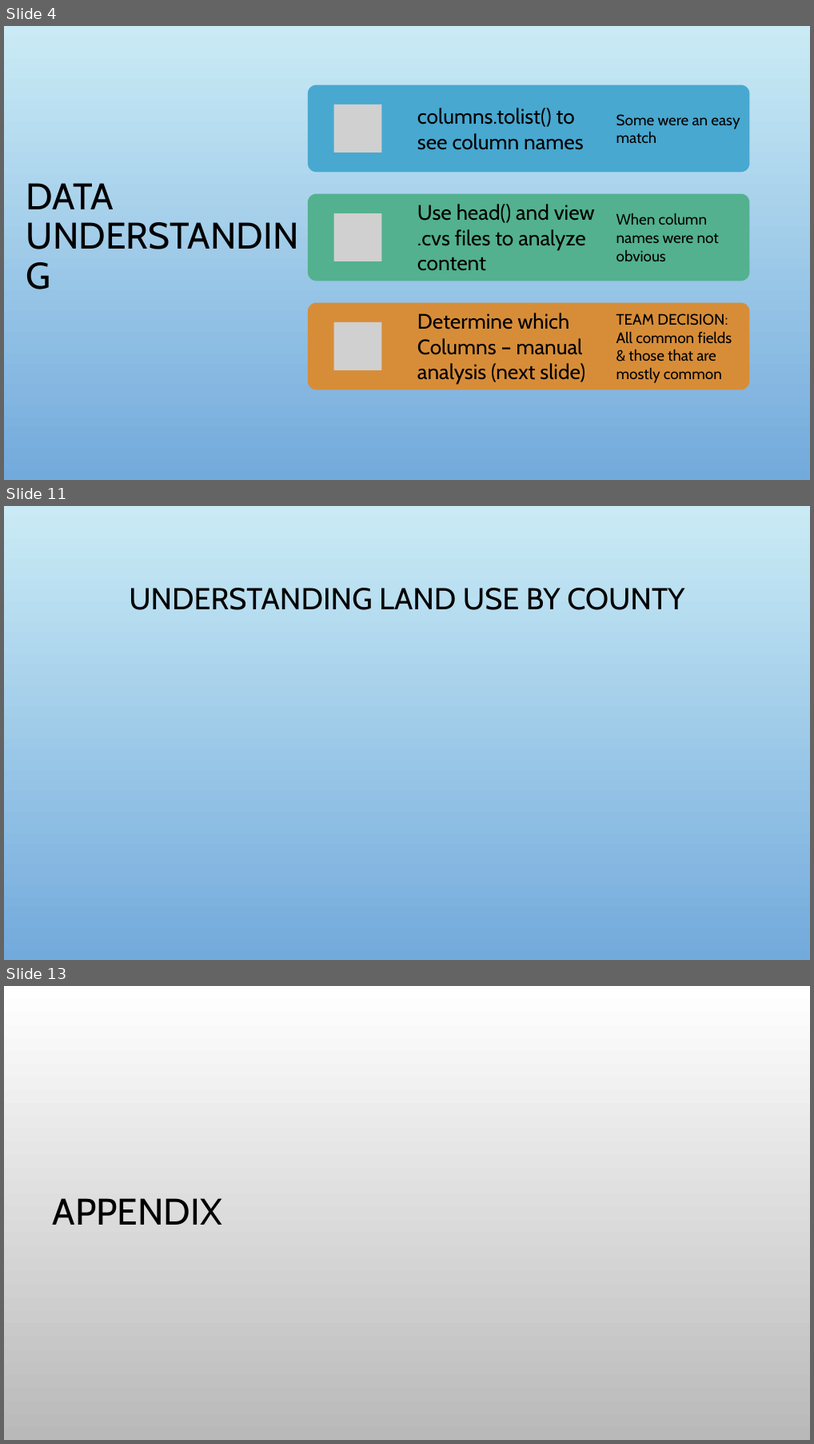
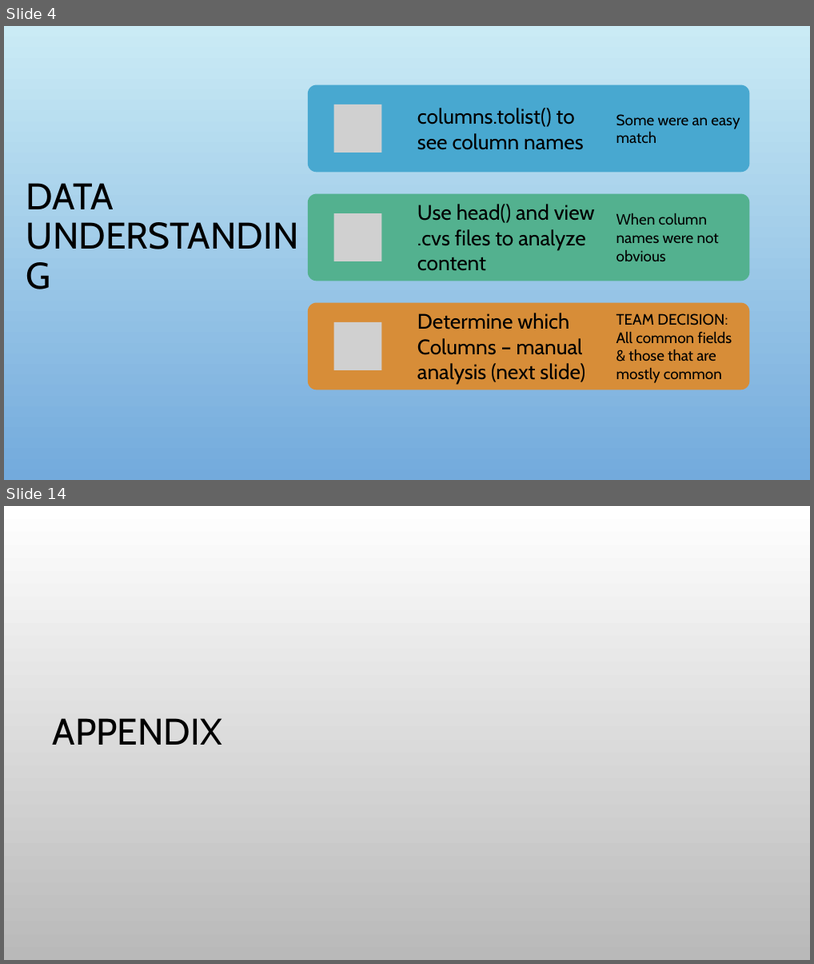
Before and after one commit to bloom4cats/Data-Analytics-2019-Group-4-v2, a slide deck: docs/Team 4 Lab 1.pptx. Shown one above the other, each under a label of ours: slides 4, 11 and 13 before the commit, slides 4 and 14 after it; the slides between them are not shown. The pictures are 814x1444 and 814x964 pixels, drawn with LibreOffice and Linux fonts; fonts in the diff are those of the drawing; grey boxes stand for pictures; background and template pictures are left out. Boxes give left, top, right and bottom in pixels: in the first picture for what was removed or moved away, otherwise in the second. Text is boxed around its words. In the diff, an @@ line names an element or a change of style, - is before the commit and + after.

```diff
--- a/docs/Team 4 Lab 1.pptx
+++ b/docs/Team 4 Lab 1.pptx
@@ slide 11 removed at (4, 506, 810, 960), background picture (left out) @@
@@ title removed at (129, 588, 685, 610) @@
-UNDERSTANDING LAND USE BY COUNTY
@@ what was slide 13 is now slide 14 @@
```
Also in this commit, not shown: 6 slides changed, 4 slides added, 2 other slides removed.
